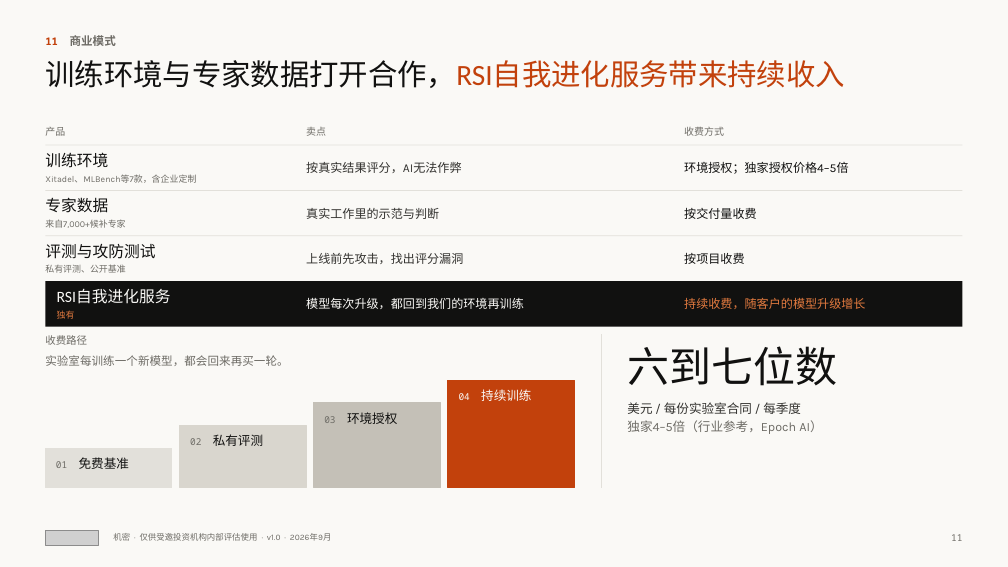
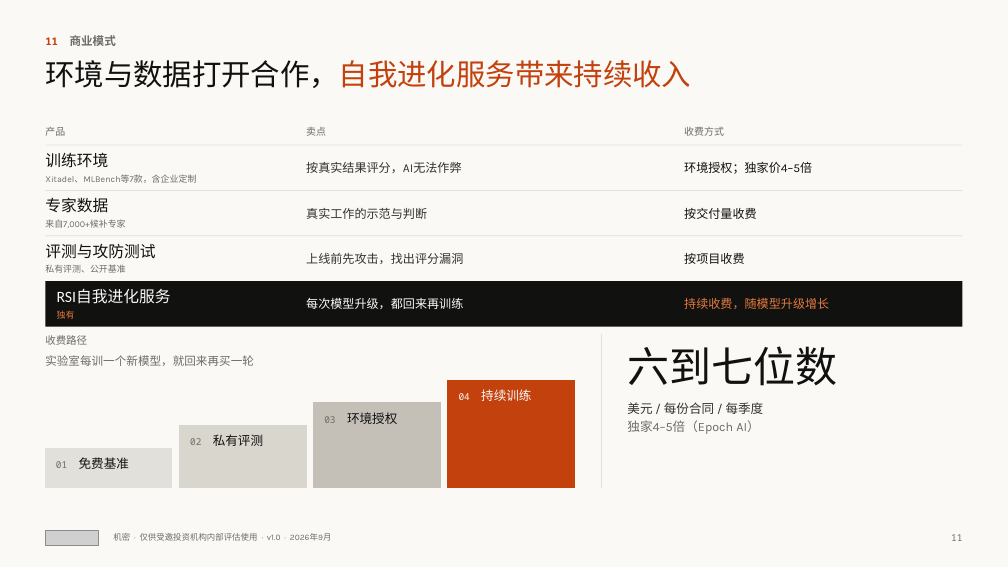
Before and after one commit to wangchen0802/Delta1, a slide deck: slide 11 of SimReal-BP-v17.pptx. Drawn at 1008x567 pixels with LibreOffice and Linux fonts; fonts in the diff are those of the drawing; grey boxes stand for pictures. Boxes give left, top, right and bottom in pixels: in the first picture for what was removed or moved away, otherwise in the second. Text is boxed around its words. In the diff, an @@ line names an element or a change of style, - is before the commit and + after.

```diff
--- a/SimReal-BP-v17.pptx
+++ b/SimReal-BP-v17.pptx
@@ text at [45,60,691,88]: text changed @@
-训练环境与专家数据打开合作，RSI自我进化服务带来持续收入
+环境与数据打开合作，自我进化服务带来持续收入
@@ text at [684,162,812,174]: text changed @@
-环境授权；独家授权价格4–5倍
+环境授权；独家价4–5倍
@@ text at [306,208,427,219]: text changed @@
-真实工作里的示范与判断
+真实工作的示范与判断
@@ text at [306,298,463,309]: text changed @@
-模型每次升级，都回到我们的环境再训练
+每次模型升级，都回来再训练
@@ text at [684,298,829,309]: text changed @@
-持续收费，随客户的模型升级增长
+持续收费，随模型升级增长
@@ text at [45,355,254,366]: text changed @@
-实验室每训练一个新模型，都会回来再买一轮。
+实验室每训一个新模型，就回来再买一轮
@@ text at [627,402,764,434]: text changed @@
-美元 / 每份实验室合同 / 每季度
-独家4–5倍（行业参考，Epoch AI）
+美元 / 每份合同 / 每季度
+独家4–5倍（Epoch AI）
```
Also in this commit, not shown: 17 other slides changed, 2 other files.
